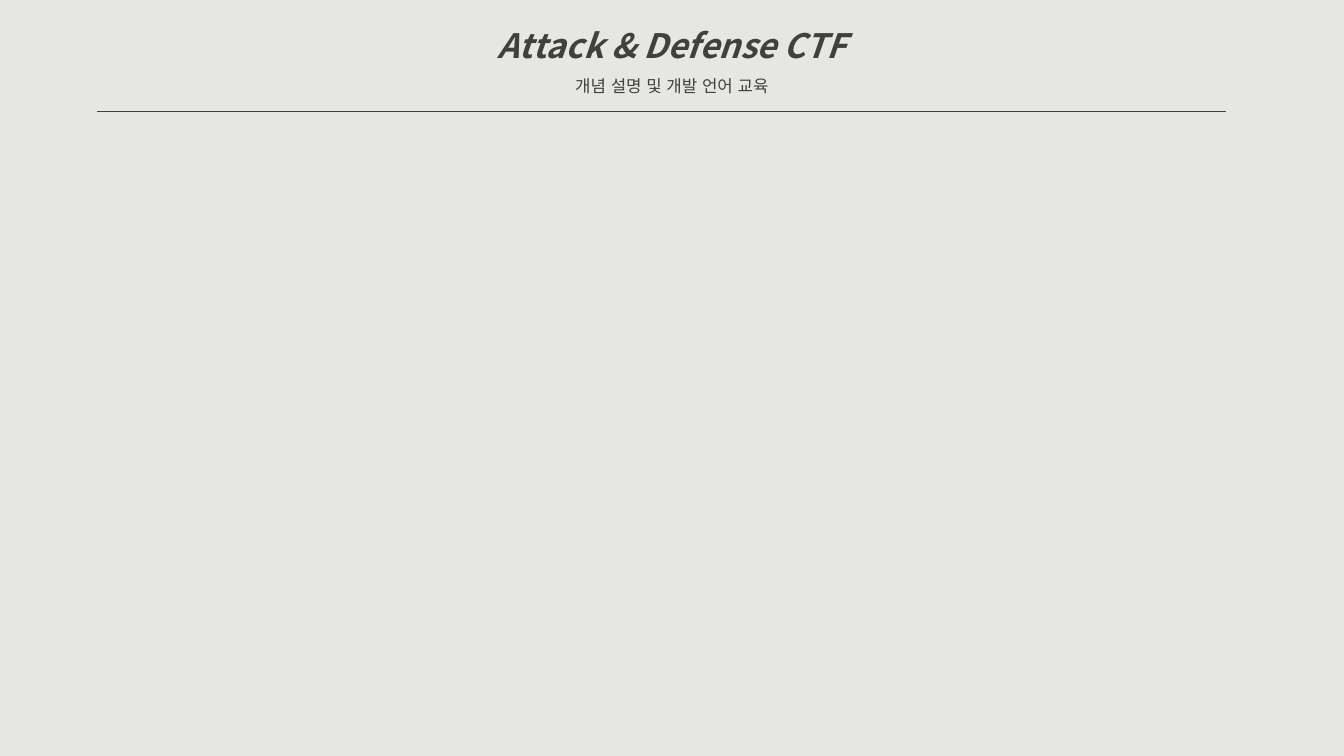
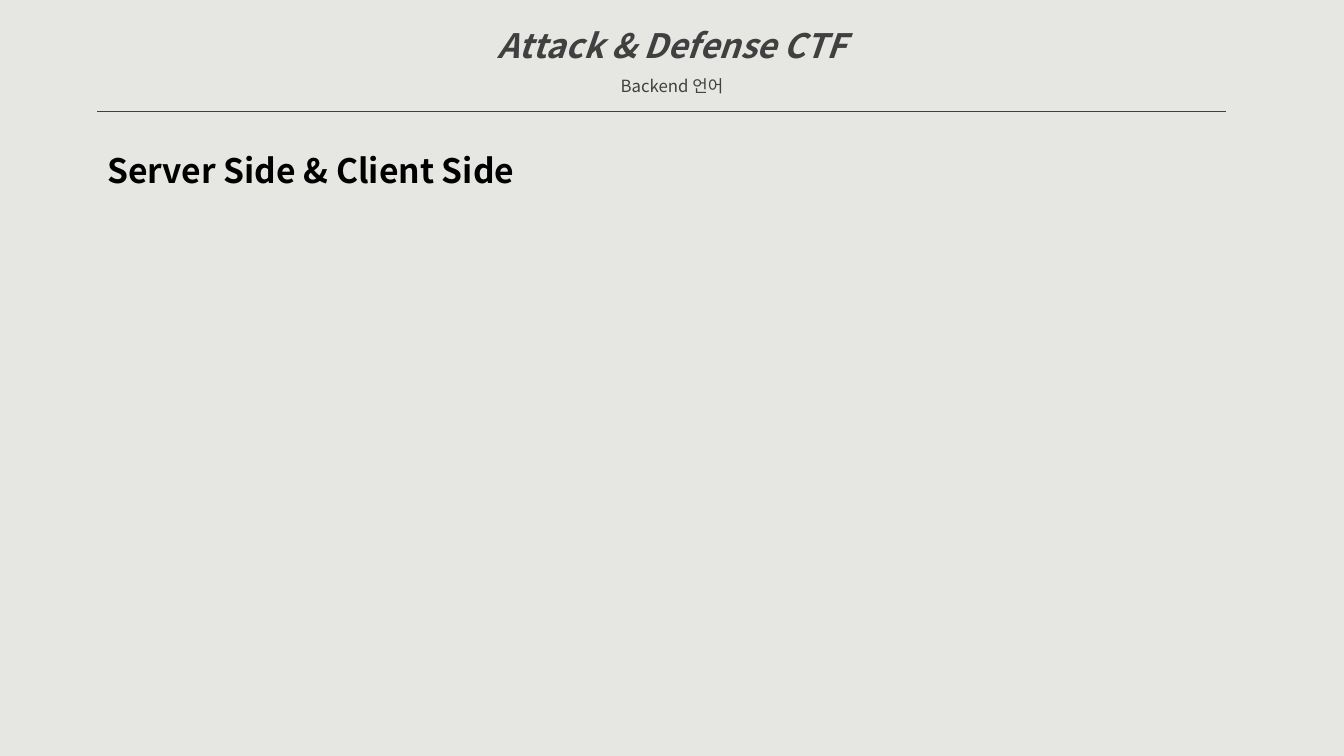
Before and after one commit to raxkson/kisec, a slide deck: slide 30 of Doc/Attack&Defense CTF-dev.pptx (slide 11 before the commit). Drawn at 1344x756 pixels with LibreOffice and Linux fonts; fonts in the diff are those of the drawing. Boxes give left, top, right and bottom in pixels: in the first picture for what was removed or moved away, otherwise in the second. Text is boxed around its words. In the diff, an @@ line names an element or a change of style, - is before the commit and + after.

```diff
--- a/Doc/Attack&Defense CTF-dev.pptx
+++ b/Doc/Attack&Defense CTF-dev.pptx
@@ text at bbox=[621, 78, 723, 94]: text changed @@
-개념 설명 및 개발 언어 교육
+Backend 언어
@@ text added at bbox=[107, 155, 514, 184], 24 pt, text #000000, bold @@
+Server Side & Client Side
```
Also in this commit, not shown: 5 other slides changed, 56 slides added, 1 slide removed.
